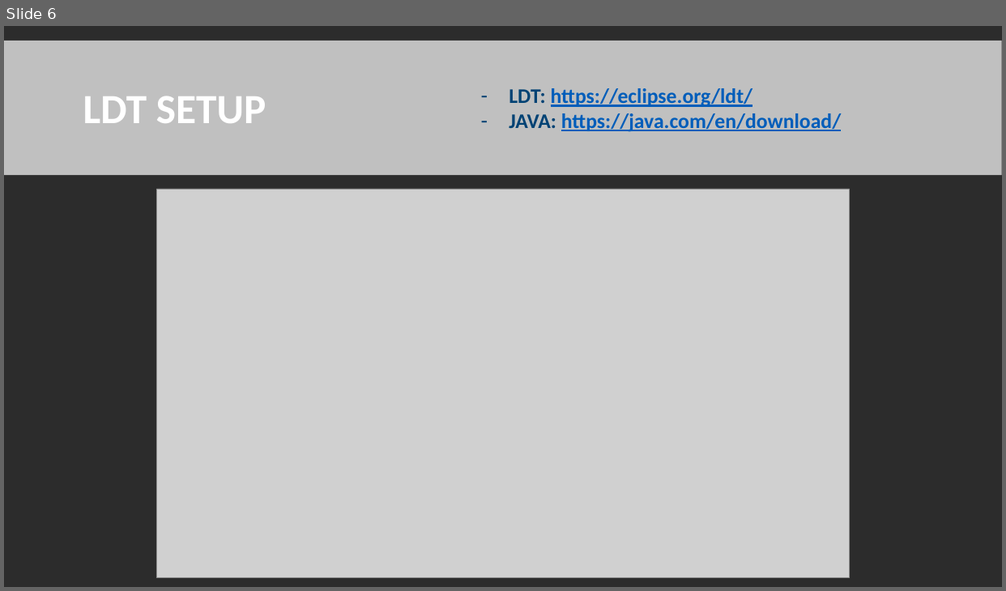
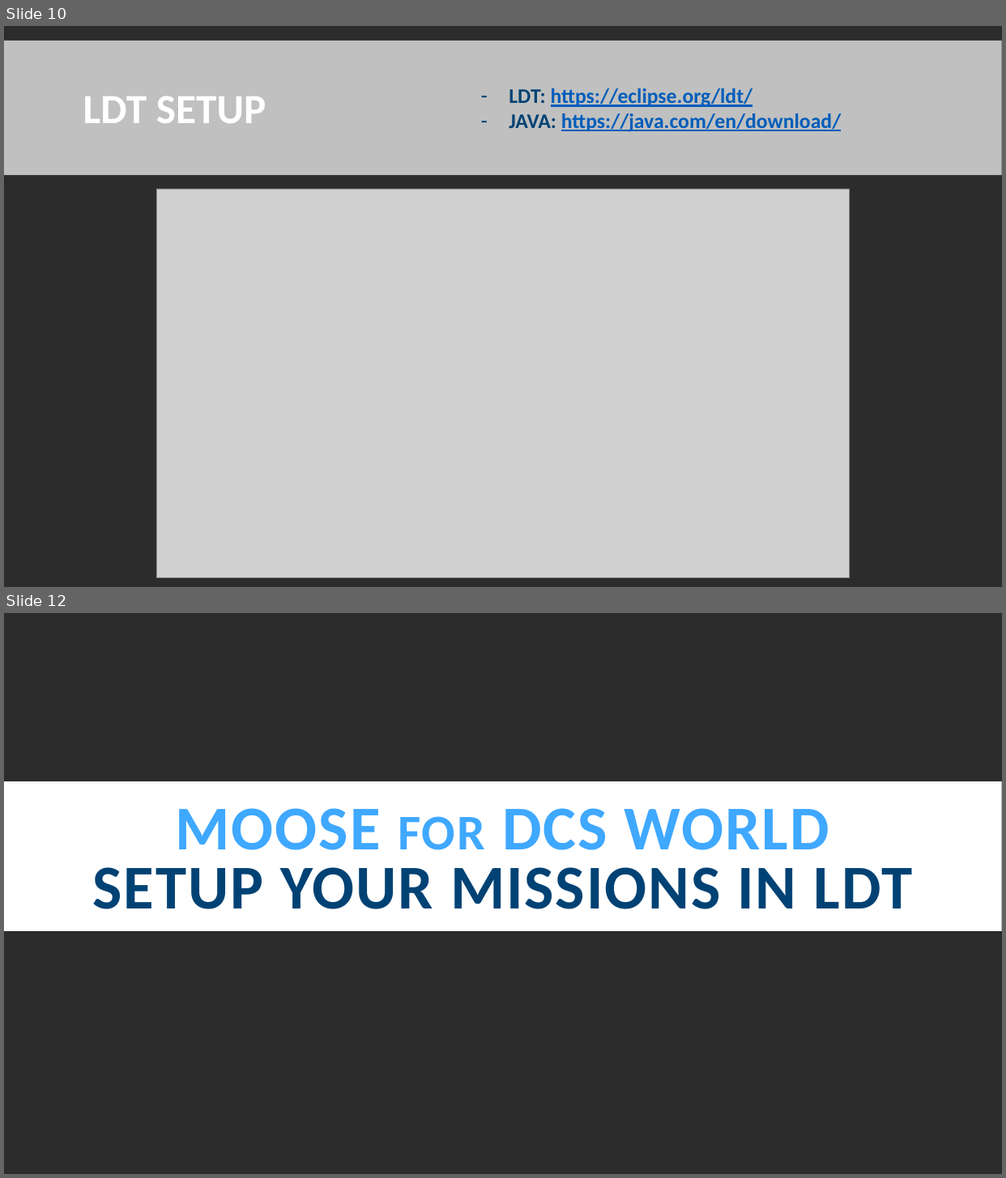
Before and after one commit to FlightControl-Master/MOOSE_PRESENTATIONS, a slide deck: Moose Presentations/SETUP.pptx. Shown one above the other, each under a label of ours: slide 6 before the commit, slides 10 and 12 after it; the slides between them are not shown. The pictures are 1006x591 and 1006x1178 pixels, drawn with LibreOffice and Linux fonts; fonts in the diff are those of the drawing; grey boxes stand for pictures; background and template pictures are left out. Boxes give left, top, right and bottom in pixels: in the first picture for what was removed or moved away, otherwise in the second. Text is boxed around its words. In the diff, an @@ line names an element or a change of style, - is before the commit and + after.

```diff
--- a/Moose Presentations/SETUP.pptx
+++ b/Moose Presentations/SETUP.pptx
@@ slide 12 added at bbox=[4, 613, 1002, 1174], background picture (left out) @@
@@ rectangle added at bbox=[4, 781, 1002, 931], fill #FFFFFF @@
@@ title added at bbox=[93, 808, 913, 909], 60 pt, text #004274, bold @@
+MOOSE FOR DCS WORLD
+SETUP YOUR MISSIONS IN LDT
@@ text added at bbox=[261, 873, 694, 909], 18 pt, text #FFFFFF @@
+https://upload.wikimedia.org/wikipedia/commons/7/7e/Moroccan_F-5_jet.jpg
@@ what was slide 6 is now slide 10 @@
```
Also in this commit, not shown: 2 slides changed, 4 other slides added, 1 other file.
